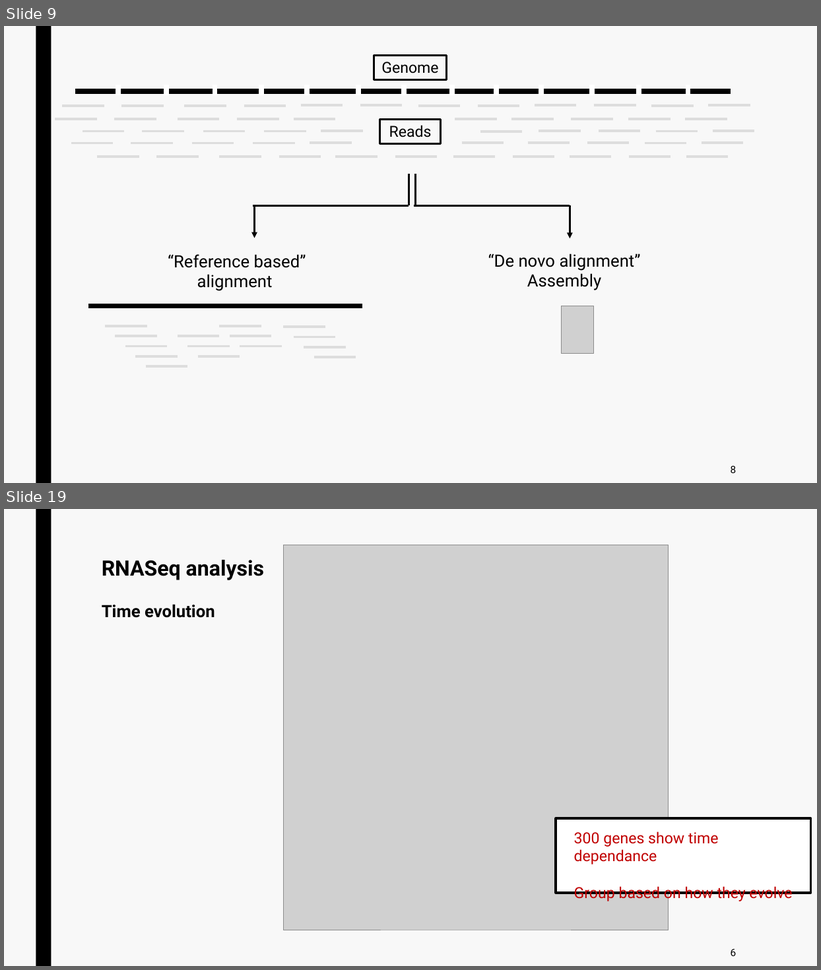
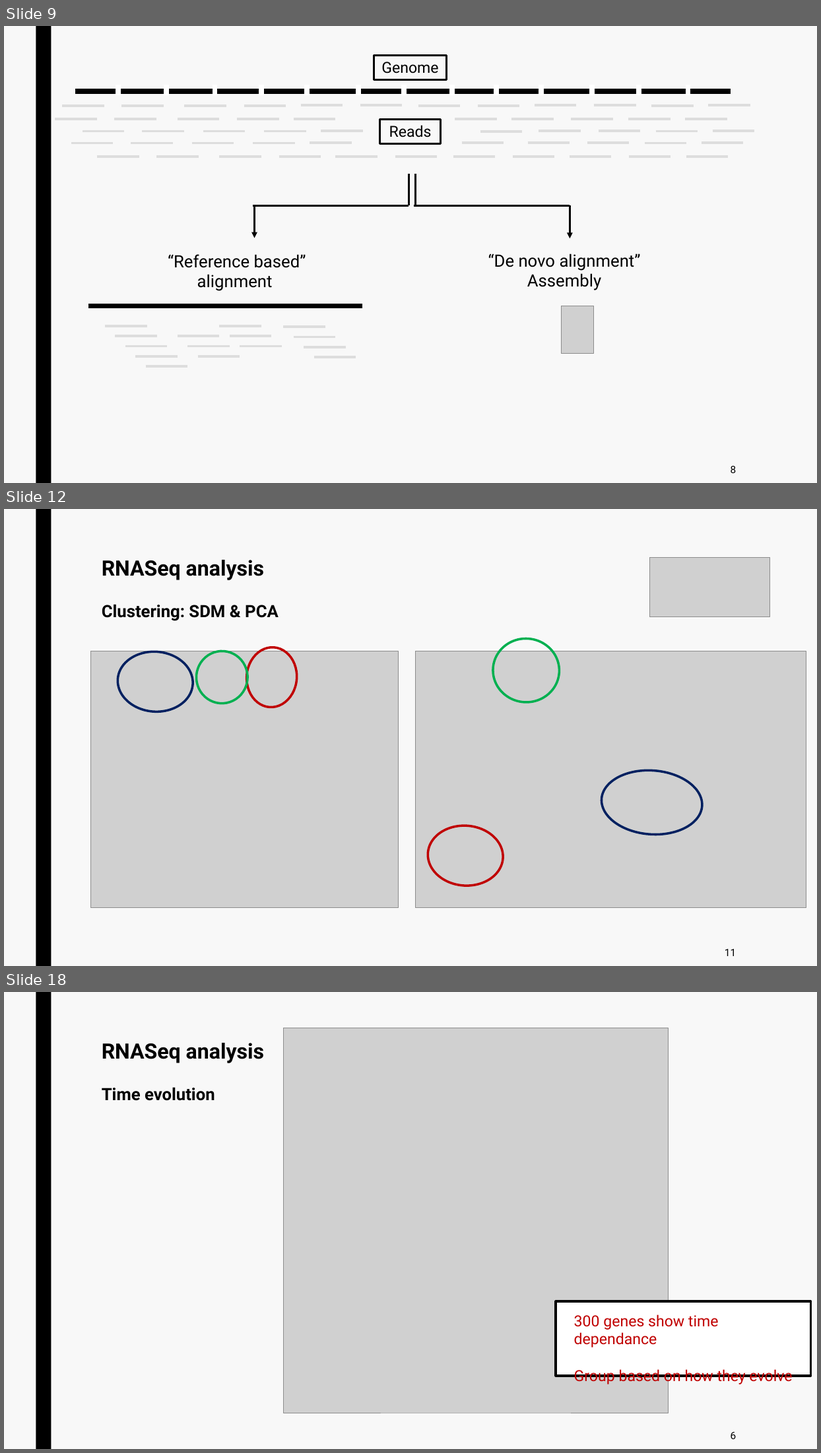
Before and after one commit to jurtasun/presentations, a slide deck: 202306_CRG_Postdoc/230623_GRG_Postdoc.ppt. Shown one above the other, each under a label of ours: slides 9 and 19 before the commit, slides 9, 12 and 18 after it; the slides between them are not shown. The pictures are 821x970 and 821x1453 pixels, drawn with LibreOffice and Linux fonts; fonts in the diff are those of the drawing; grey boxes stand for pictures. Boxes give left, top, right and bottom in pixels: in the first picture for what was removed or moved away, otherwise in the second. Text is boxed around its words. In the diff, an @@ line names an element or a change of style, - is before the commit and + after.

```diff
--- a/202306_CRG_Postdoc/230623_GRG_Postdoc.ppt
+++ b/202306_CRG_Postdoc/230623_GRG_Postdoc.ppt
@@ slide 12 added at (4,509,817,966), background #F8F8F8; not listed: 1 template element that a slide beside it also shows @@
@@ title added at (102,560,279,621), 20 pt, text #000000, bold @@
+RNASeq analysis
+Clustering: SDM & PCA
@@ picture added at (650,557,771,617) @@
@@ ellipse added at (245,646,299,709), outline #C00000 2.75 pt @@
@@ ellipse added at (490,636,562,704), outline #00B050 2.75 pt @@
@@ picture added at (90,652,399,908) @@
@@ ellipse added at (116,650,195,714), outline #002060 2.75 pt @@
@@ ellipse added at (195,650,250,706), outline #00B050 2.75 pt @@
@@ picture added at (416,652,807,908) @@
@@ ellipse added at (599,767,705,838), outline #002060 2.75 pt @@
@@ ellipse added at (426,823,506,889), outline #C00000 2.75 pt @@
@@ text added at (725,949,736,956), 12 pt, text #000000 @@
+11
@@ what was slide 19 is now slide 18 @@
```
Also in this commit, not shown: 11 slides changed, 3 other slides added, 5 slides removed, 1 other file.
